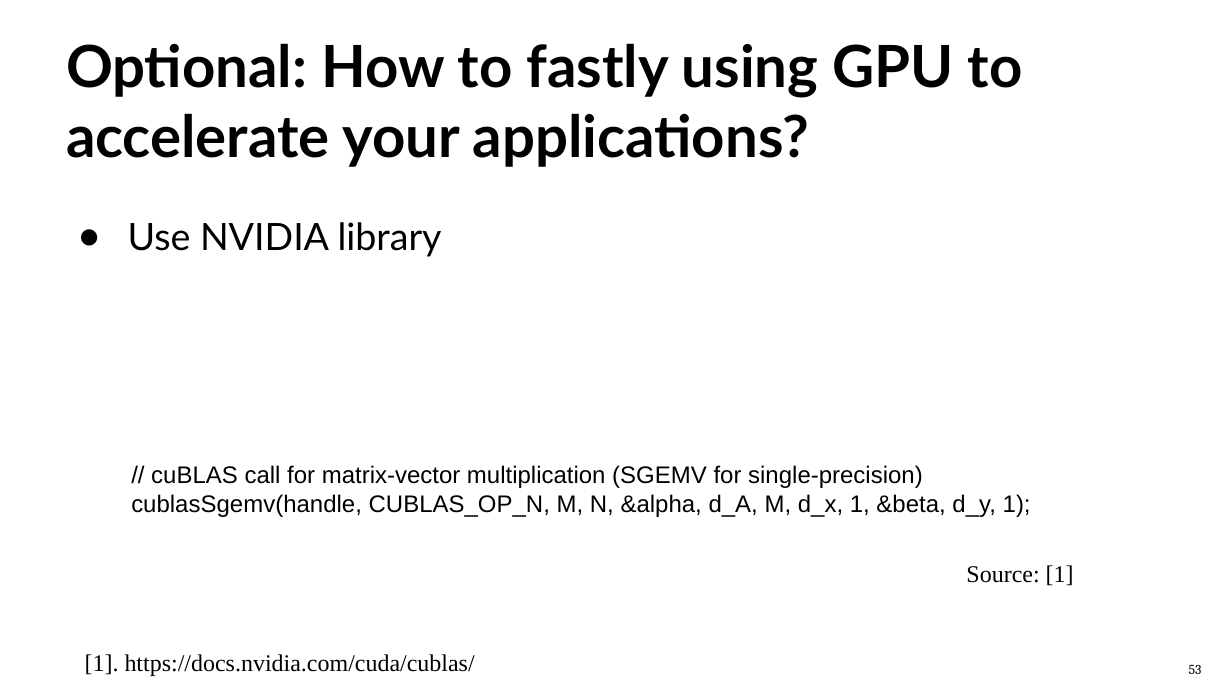
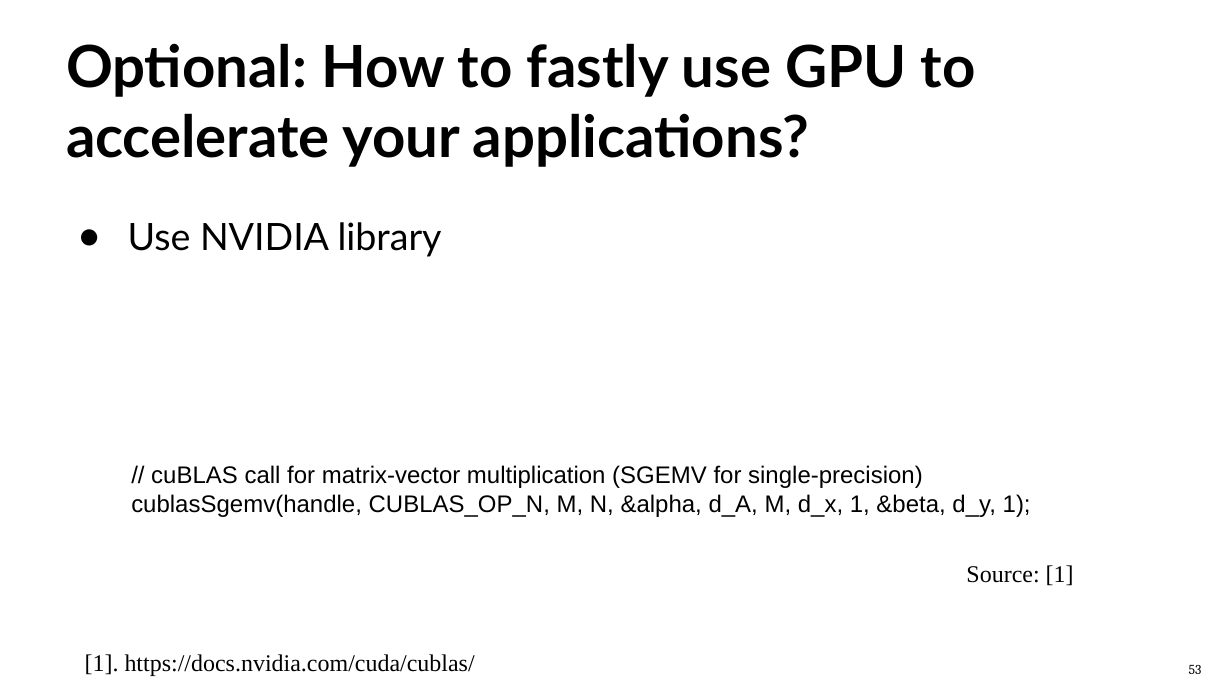
Before and after one commit to lchangxii/cs3210, a slide deck: slide 53 of CS3210-TL6.pptx. Drawn at 1232x693 pixels with LibreOffice and Linux fonts; fonts in the diff are those of the drawing. Boxes give left, top, right and bottom in pixels: in the first picture for what was removed or moved away, otherwise in the second. Text is boxed around its words. In the diff, an @@ line names an element or a change of style, - is before the commit and + after.

Commit message:
update slides for Tutorial 3

```diff
--- a/CS3210-TL6.pptx
+++ b/CS3210-TL6.pptx
@@ title at <box>66,43,976,167</box>: text changed @@
-Optional: How to fastly using GPU to accelerate your applications?
+Optional: How to fastly use GPU to accelerate your applications?
```
